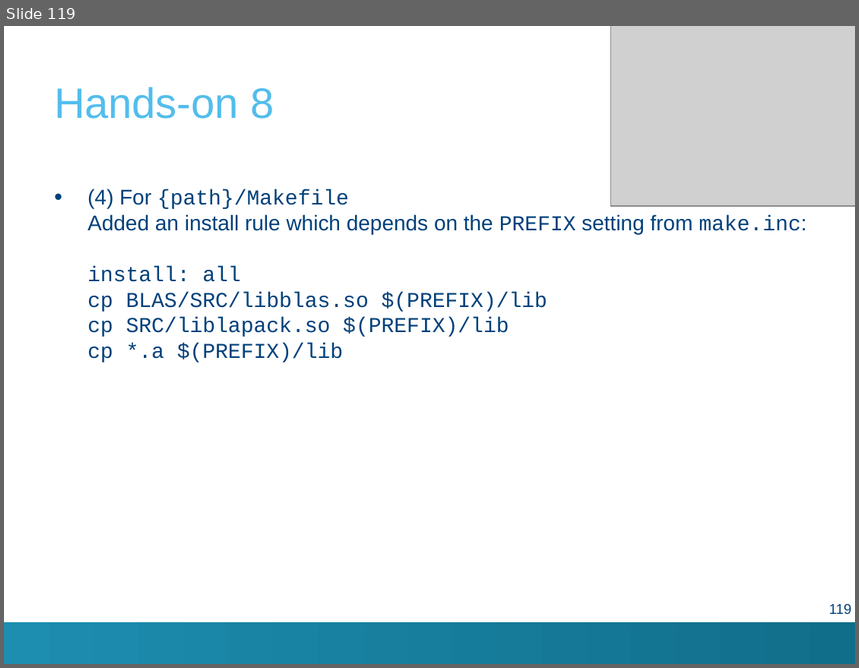
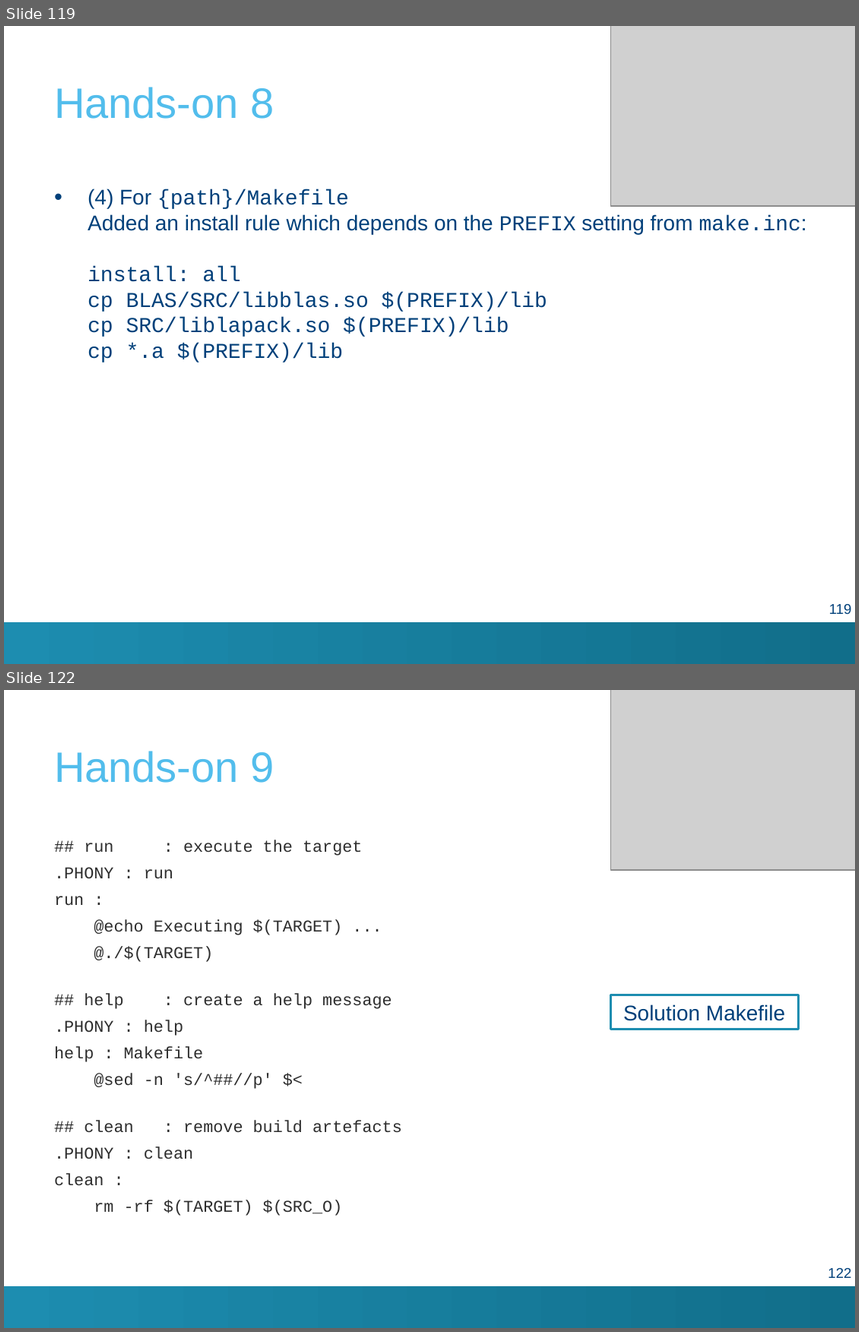
Before and after one commit to hpcleuven/Makefile-intro, a slide deck: Make.pptx. Shown one above the other, each under a label of ours: slide 119 before the commit, slides 119 and 122 after it; the slides between them are not shown. The pictures are 859x668 and 859x1332 pixels, drawn with LibreOffice and Linux fonts; fonts in the diff are those of the drawing; grey boxes stand for pictures; background and template pictures are left out. Boxes give left, top, right and bottom in pixels: in the first picture for what was removed or moved away, otherwise in the second. Text is boxed around its words. In the diff, an @@ line names an element or a change of style, - is before the commit and + after.

Commit message:
instructions for Hands-on 9 added to the end of slides

```diff
--- a/Make.pptx
+++ b/Make.pptx
@@ slide 122 added at (x1=4, y1=690, x2=855, y2=1328), background #FFFFFF; not listed: 1 template element that a slide beside it also shows @@
@@ picture added at (x1=611, y1=690, x2=855, y2=869) @@
@@ title added at (x1=54, y1=751, x2=275, y2=783), 36 pt, text #52BDEC @@
+Hands-on 9
@@ text added at (x1=54, y1=840, x2=402, y2=1216), 14 pt, text #2C2C2C @@
+## run : execute the target
+.PHONY : run
+run :
+@echo Executing $(TARGET) ...
+@./$(TARGET)
+## help : create a help message
+.PHONY : help
+help : Makefile
+@sed -n 's/^##//p' $<
+## clean : remove build artefacts
+.PHONY : clean
+clean :
+rm -rf $(TARGET) $(SRC_O)
@@ rectangle added at (x1=611, y1=996, x2=798, y2=1030), outline #1D8DB0 2 pt, 18 pt, text #00407A @@
+Solution Makefile
@@ page number added at (x1=828, y1=1268, x2=851, y2=1278), 12 pt, text #00407A @@
+122
```
Also in this commit, not shown: 2 other slides added, 1 other file.
